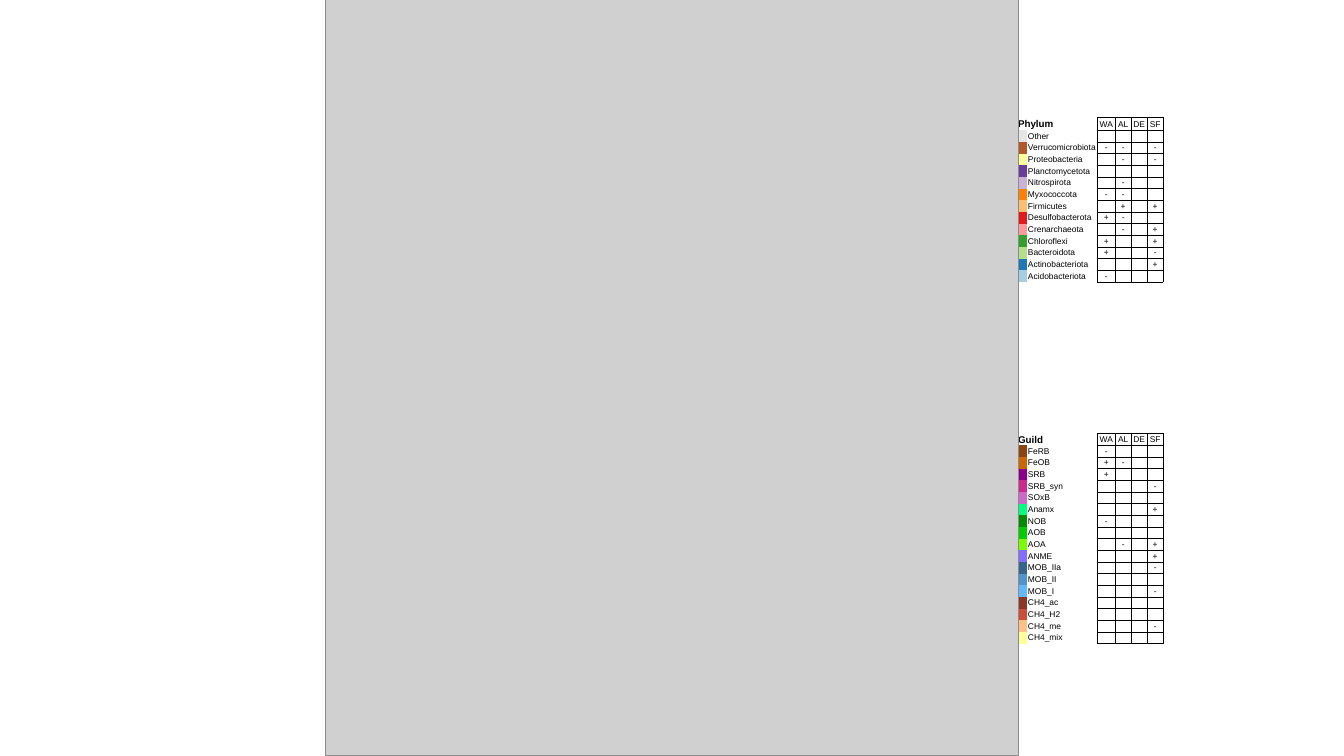
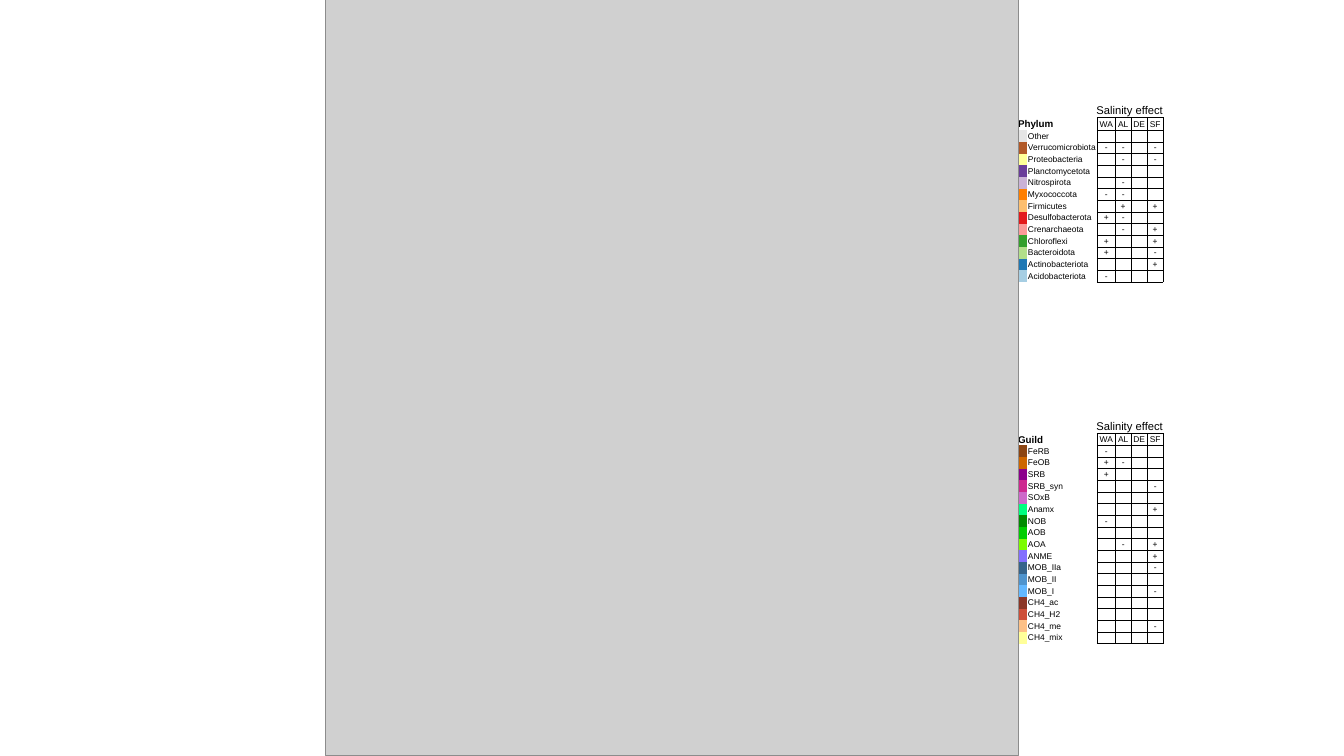
Before and after one commit to cliffbueno/EastCoast, a slide deck: slide 1 of Figs.pptx. Drawn at 1344x756 pixels with LibreOffice and Linux fonts; fonts in the diff are those of the drawing; grey boxes stand for pictures. Boxes give left, top, right and bottom in pixels: in the first picture for what was removed or moved away, otherwise in the second. Text is boxed around its words. In the diff, an @@ line names an element or a change of style, - is before the commit and + after.

```diff
--- a/Figs.pptx
+++ b/Figs.pptx
@@ text added at (1096,106,1163,117), 8 pt, text #000000 @@
+Salinity effect
@@ text added at (1096,422,1163,432), 8 pt, text #000000 @@
+Salinity effect
```
Also in this commit, not shown: 4 other files.
